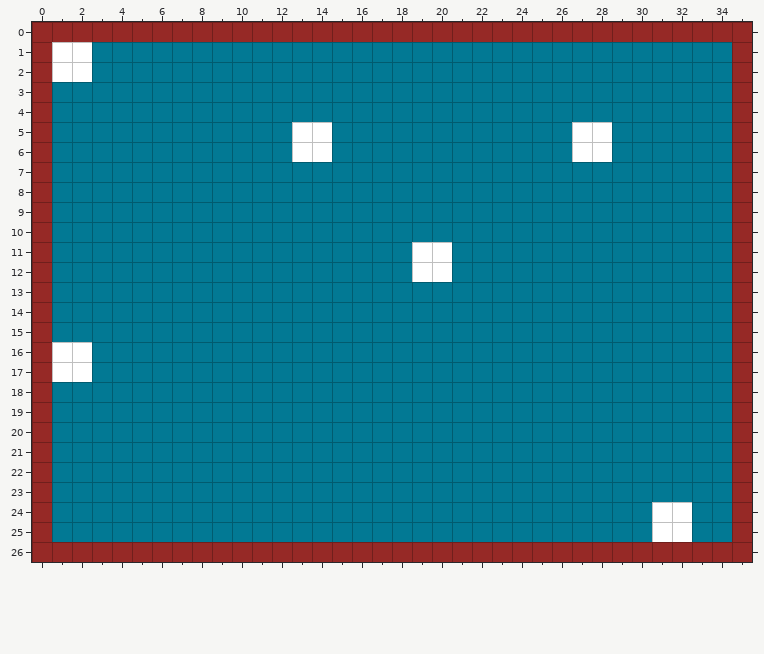
Two states of a Tiled map (JSON), src/server/client/assets/levels/tilemap.json. This is how it looked before the edit.
Cells are 25x25 px. Shown: x 0..35, y 0..26.
New version:
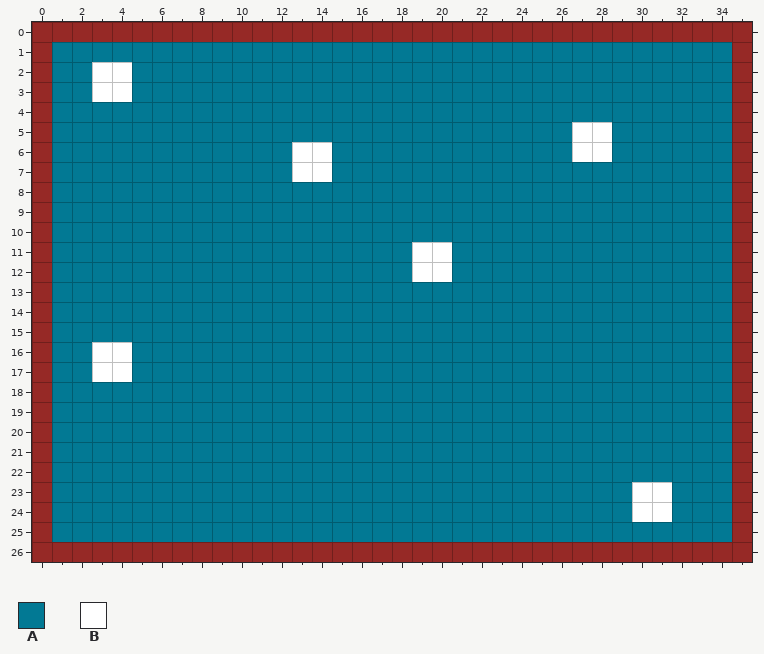
Key: from "tile-set": A 1, B 2.
_ is an empty cell.
Tiles replaced or removed in this view: A, B.
Change:
Changed rows in their new state; . is an unchanged cell.
Layer "1-background":
first column x 1:
 1 AA............
 2 AABB..........
 3 ..BB..........
 5 ............AA
 7 ............BB
first column x 1:
16 AABB
17 AABB
first column x 30:
23 BB.
24 B.A
25 .AA
